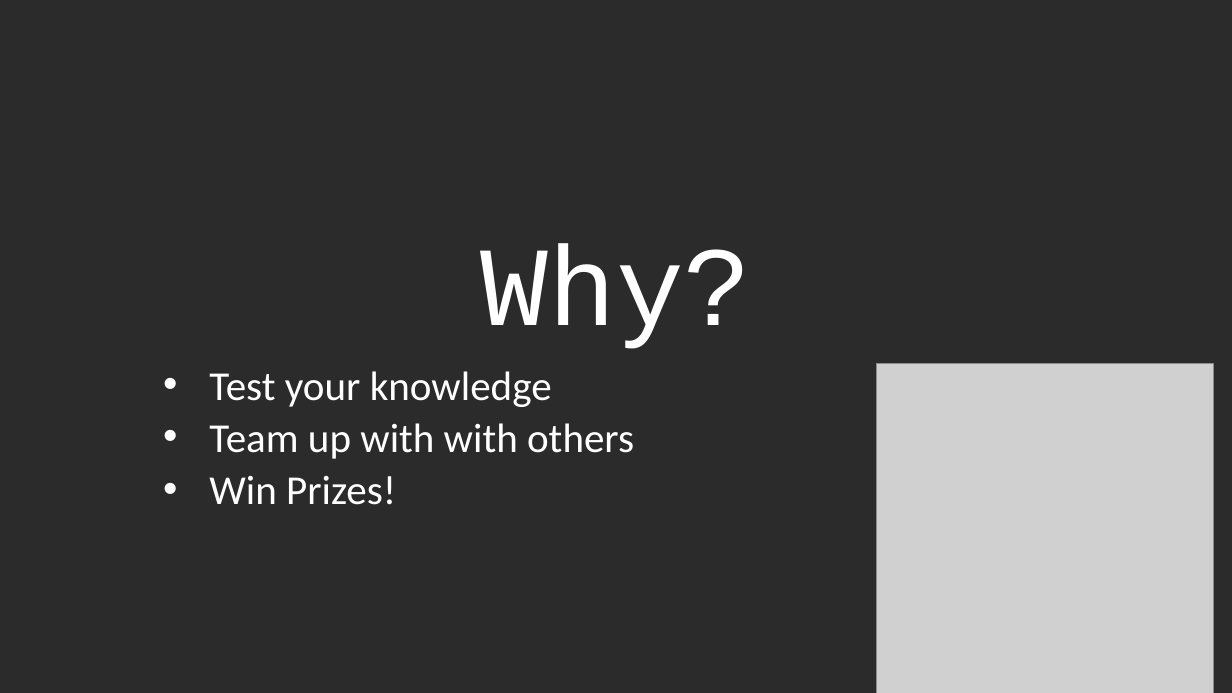
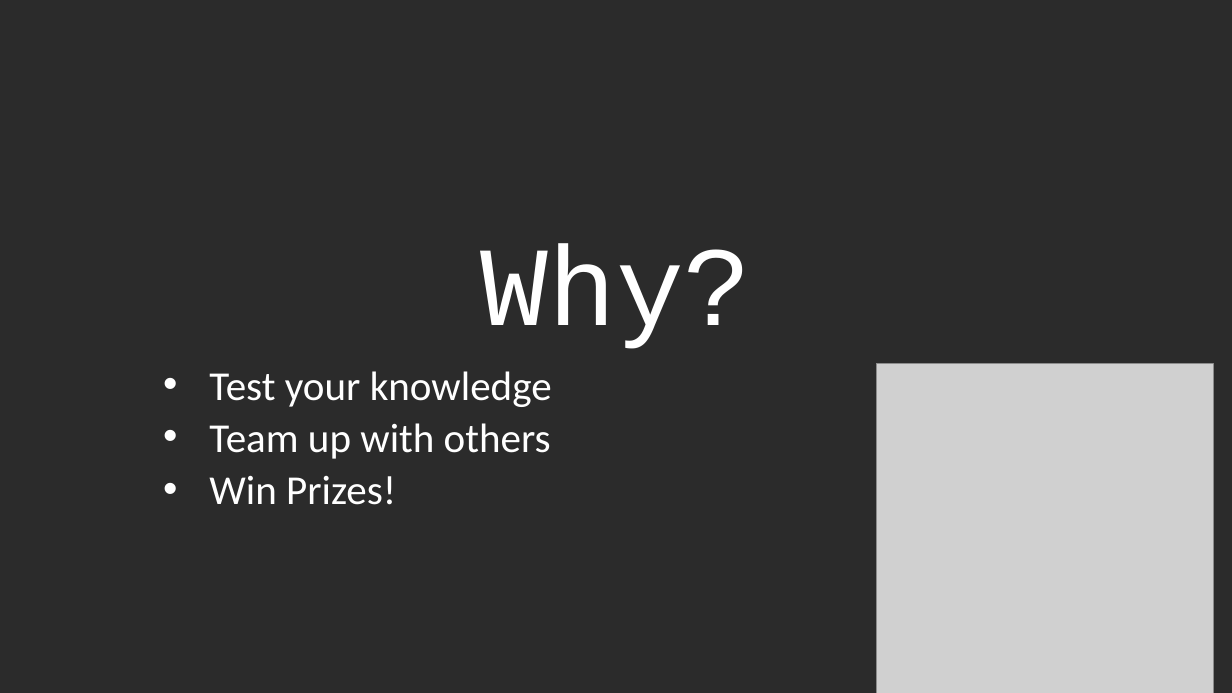
Before and after one commit to jaapbrasser/Events, a slide deck: slide 2 of DuPSuG_PowerShell_Saturday_2016_05_21/PowerQuiz/PowerQuiz.pptx. Drawn at 1232x693 pixels with LibreOffice and Linux fonts; fonts in the diff are those of the drawing; grey boxes stand for pictures; background and template pictures are left out; a plain dark background stands for a picture behind light text. Boxes give left, top, right and bottom in pixels: in the first picture for what was removed or moved away, otherwise in the second. Text is boxed around its words. In the diff, an @@ line names an element or a change of style, - is before the commit and + after.

```diff
--- a/DuPSuG_PowerShell_Saturday_2016_05_21/PowerQuiz/PowerQuiz.pptx
+++ b/DuPSuG_PowerShell_Saturday_2016_05_21/PowerQuiz/PowerQuiz.pptx
@@ subtitle at box(209, 423, 551, 459): text changed @@
-• Team up with with others
+• Team up with others
```
Also in this commit, not shown: 21 other slides changed, 1 other file.
